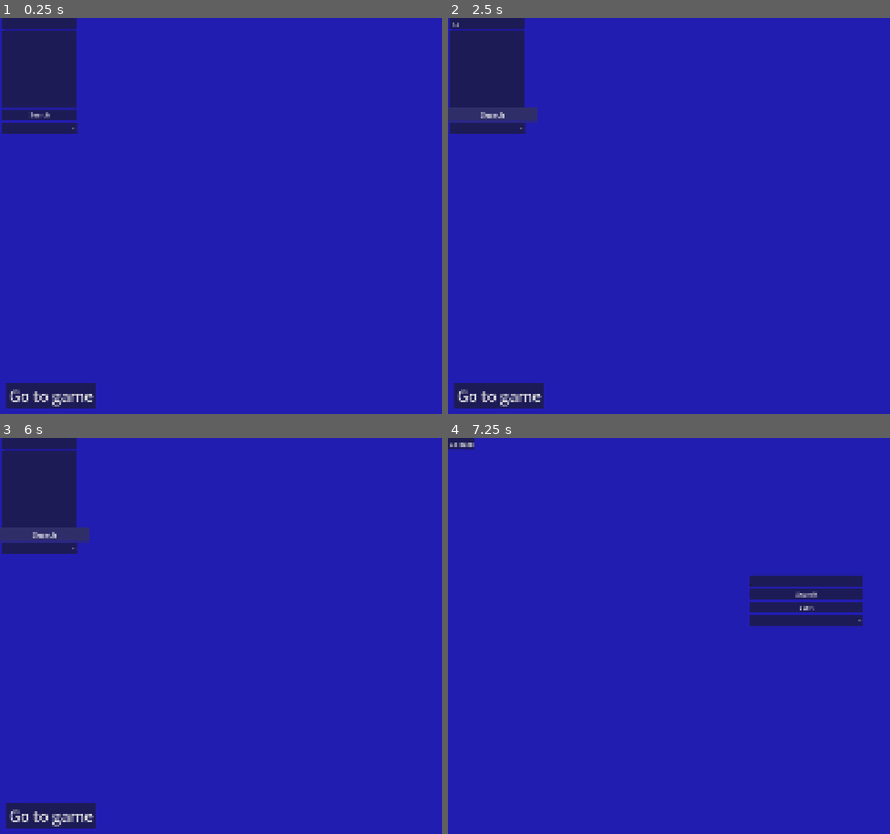
Above: before the commit, frames 1-4 (two rows, left to right).
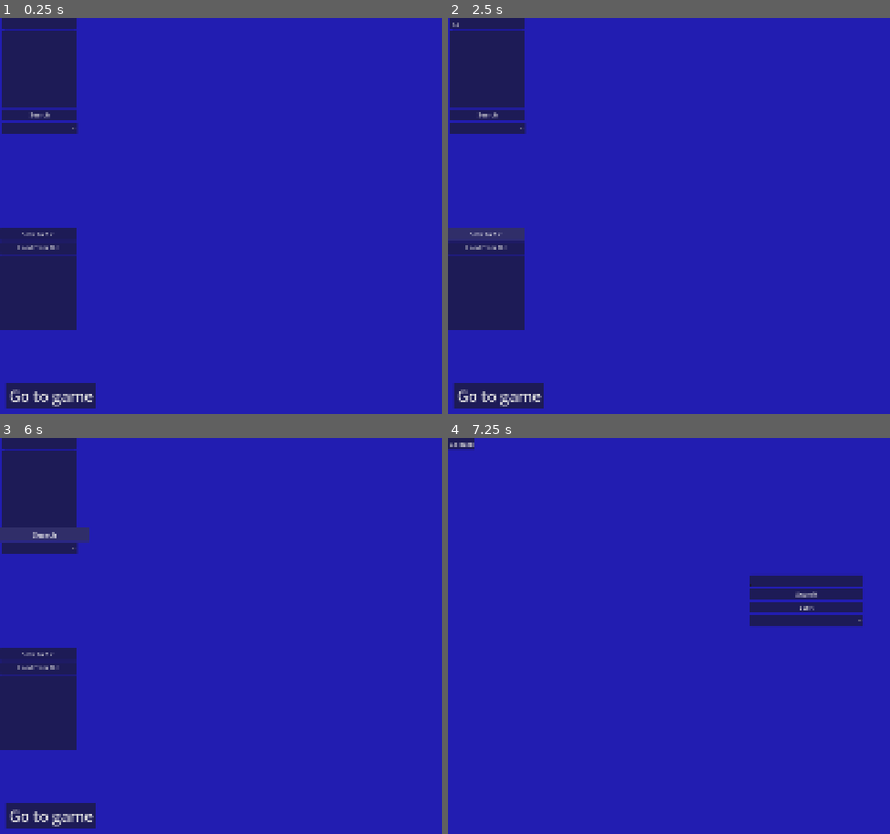
Above: after the commit, the same moments.

Repository: ragingburger1243/AniSearch
Game: Godot game, scene res://main.tscn
Two runs of this game, one before a commit and one after it. Both use one fixed random seed, a clock stepped at 60 frames per second and the inputs below.
Inputs (mouse positions are in pixels of both pictures, inside the frame that each line leads up to):
- Up to frame 1 (0.25 s): no input
- Up to frame 2 (2.5 s): click (487, 21) at 0.52 s; type "12" at 0.6 s; click "Search" at 1.25 s; click "Search" (after the commit: "Save to file") at 2 s
- Up to frame 3 (6 s): click (39, 667) at 2.75 s, where only the run after the commit has a clickable "Load from file"; click "Go to game" at 3.5 s; click (358, 580) at 4.27 s; type "12" at 4.35 s; click "Submit" at 5 s; click "Go back" at 5.75 s
- Up to frame 4 (7.25 s): click "Go to game" at 6.5 s

The runs differ from the first frame. In frame 1, 4.5% of the frame differs, in the area x 0-18%, y 52-79%; in frame 2, 4.9%, in the area x 0-21%, y 22-79%; in frame 3, 4.5%; in frame 4, less than 0.1%.
Error before the commit: Invalid access to property or key 'data' on a base object of type 'Nil'. (res://Main.gd:75)
Error after the commit: Invalid access to property or key 'data' on a base object of type 'Nil'. (res://Main.gd:74)

Commit message:
1.4.2
API up again, The save system is now working kind of

Diff:
--- a/Main.gd
+++ b/Main.gd
@@ -14,13 +14,13 @@
 @onready var label_link = $VBoxContainer2/LinkButton
 @onready var label_genres = $"VBoxContainer2/Label (genres)"
 @onready var item_list = $VBoxContainer/ItemList
+@onready var item_list_favorites = $VBoxContainer5/ItemList
 var image = ""
 var text_option = ""
 var count_type
 var results = []
 func _ready() -> void:
 	pass
-
 
 
 
@@ -51,7 +51,6 @@
 	var new_body = body.get_string_from_utf8()
 
 	var dict = JSON.parse_string(new_body)
-	print(dict)
 	item_list.clear()
 	if text_option == "USER":
 		var about_old = dict["data"]["User"]["about"]
@@ -91,6 +90,10 @@
 
 
 func _on_item_list_item_selected(index: int) -> void:
+	if results[index]["title"]["english"] != null:
+		lineEdit.text = str(results[index]["title"]["english"])
+	else:
+		lineEdit.text = str(results[index]["title"]["romaji"])
 
 	var desc = str(results[index]["description"])
 	desc = desc.replace("<br>", "\n")
@@ -101,10 +104,6 @@
 	if results[index] == null:
 		lineEdit.text = "ERROR"
 	else:
-		if results[index]["title"]["english"] != null:
-			label_title.text =  "ENGLISH TITLE: " + results[index]["title"]["english"]
-		else:
-			label_title.text =  "ROMAJI TITLE: " + results[index]["title"]["romaji"]
 		label_episodes.text =  count_type.to_upper() + " COUNT: " + str(results[index][count_type])
 		label_score.text = "SCORE:  " + str(results[index]["averageScore"])
 		label_status.text = "STATUS: " + str(results[index]["status"])
@@ -114,7 +113,40 @@
 		label_link.text = "ANILIST LINK"
 		label_link.uri = results[index]["siteUrl"]
 		httprequestimage.request(image)
+		if results[index]["title"]["english"] != null:
+			label_title.text =  "ENGLISH TITLE: " + results[index]["title"]["english"]
+		else:
+			label_title.text =  "ROMAJI TITLE: " + results[index]["title"]["romaji"]
 
 
 func _on_go_to_button_pressed() -> void:
 	get_tree().change_scene_to_file("res://GuessGame.tscn")
+
+
+func _on_buttonsave_pressed() -> void:
+	if "Favorites" not in SaveManager.dictionary:
+		SaveManager.dictionary["Favorites"] = []
+
+	SaveManager.dictionary["Favorites"].append({"name": lineEdit.text, "type": text_option})
+	SaveManager.json_save()
+	print("Saved!")
+
+
+func _on_button_load_pressed() -> void:
+	SaveManager.json_load()
+	item_list_favorites.clear()
+	for item in SaveManager.new_dict["Favorites"]:
+		print(item)
+		item_list_favorites.add_item(item["name"])
+
+
+func _on_item_list_item_save_system_selected(index: int) -> void:
+
+	var save = SaveManager.new_dict["Favorites"][index]["type"]
+	print(save)
+	var selected_text = item_list_favorites.get_item_text(index)
+	print("Selected Item: " + selected_text)
+	if save == "MANGA" or save == "ANIME":
+		count_type = "episodes" if save == "ANIME" else "chapters"
+		var main_dict = {"query": "query ($name: String) { Page(perPage: 7) { media(search: $name, type: " + save + ") { title { romaji english } " + count_type + " averageScore status coverImage { large } description siteUrl genres } } }", "variables":{"name": selected_text}}
+		httprequest.request("https://graphql.anilist.co", ["Content-Type: application/json"], HTTPClient.METHOD_POST,JSON.stringify(main_dict))
--- a/SaveManager.gd
+++ b/SaveManager.gd
@@ -2,11 +2,9 @@
 
 
 var json = JSON.new()
-var dictionary = {
-	"Banana": "1",
-"Banna": "2",
 
-}
+var dictionary = {}
+var new_dict
 
 # Called when the node enters the scene tree for the first time.
 func _ready() -> void:
@@ -20,15 +18,14 @@
 
 
 func json_save():
+	json = JSON.stringify(dictionary)
+	var file = FileAccess.open("user://save_data.dat", FileAccess.WRITE)
+	file.store_string(json)
+func json_load():
 	if FileAccess.file_exists("user://save_data.dat"):
-
-		json = JSON.stringify(dictionary)
-		var file = FileAccess.open("user://save_data.dat", FileAccess.WRITE)
-		file.store_string(json)
+		var file = FileAccess.open("user://save_data.dat", FileAccess.READ)
+		var content = file.get_as_text()
+		new_dict = JSON.parse_string(content)
+		print("NEW content: " + str(new_dict))
 	else:
-		print("there is no JSON FILE")
-func json_load():
-	var file = FileAccess.open("user://save_data.dat", FileAccess.READ)
-	var content = file.get_as_text()
-	var new_content = JSON.stringify(content)
-	print(new_content)
+		print("No file found")
--- a/main.tscn
+++ b/main.tscn
@@ -113,8 +113,31 @@
 text = "Go to game"
 script = ExtResource("2_0xm2m")
 
+[node name="VBoxContainer5" type="VBoxContainer" parent="." unique_id=14084478]
+custom_minimum_size = Vector2(200, 0)
+layout_mode = 0
+offset_left = 1.0
+offset_top = 553.0
+offset_right = 41.0
+offset_bottom = 593.0
+
+[node name="Button" type="Button" parent="VBoxContainer5" unique_id=1287451742]
+layout_mode = 2
+text = "Save to file"
+
+[node name="Button2" type="Button" parent="VBoxContainer5" unique_id=996498257]
+layout_mode = 2
+text = "Load from file"
+
+[node name="ItemList" type="ItemList" parent="VBoxContainer5" unique_id=334296032]
+custom_minimum_size = Vector2(0, 200)
+layout_mode = 2
+
 [connection signal="request_completed" from="VBoxContainer/HTTPRequest" to="." method="_on_http_request_request_completed"]
 [connection signal="request_completed" from="VBoxContainer/HTTPRequest2" to="." method="_on_http_request_2_request_completed"]
 [connection signal="item_selected" from="VBoxContainer/ItemList" to="." method="_on_item_list_item_selected"]
 [connection signal="pressed" from="VBoxContainer/Button" to="." method="_on_button_pressed"]
 [connection signal="pressed" from="GoToButton" to="." method="_on_go_to_button_pressed"]
+[connection signal="pressed" from="VBoxContainer5/Button" to="." method="_on_buttonsave_pressed"]
+[connection signal="pressed" from="VBoxContainer5/Button2" to="." method="_on_button_load_pressed"]
+[connection signal="item_selected" from="VBoxContainer5/ItemList" to="." method="_on_item_list_item_save_system_selected"]
